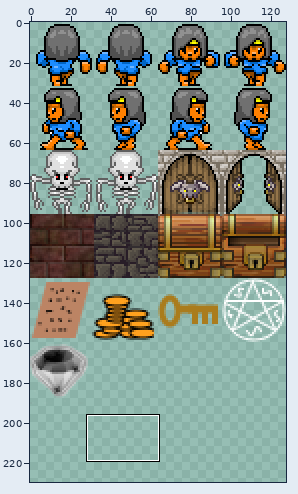
Edited in one commit: sprite sheet (Kestala/assets/art/spritesheet.png). The picture above shows the old version from afar; the outline marks the close-up.
Close-up. Old version:
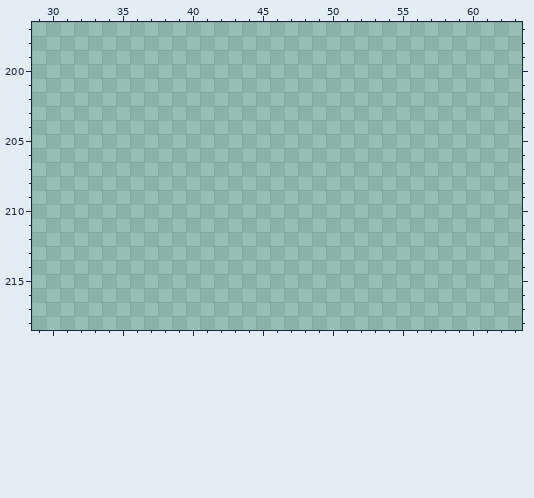
The file is 128x256 pixels. Shown: x 29..63, y 197..218. The wide view leaves out empty margins. The commit also changed other parts of the picture, which this record leaves out.
And afterwards:
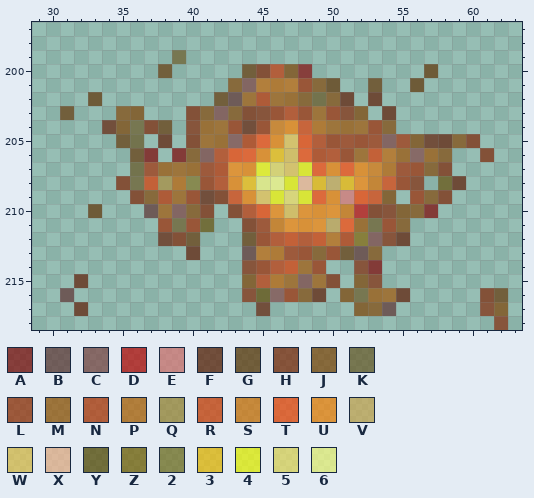
Palette (. is transparent): A #800000aa  B #603030aa  C #804040aa  D #c00000aa  E #e07070aa  F #601800aa  G #603000aa  H #802000aa  J #804000aa  K #68541faa  L #a02800aa  M #a05000aa  N #c03000aa  P #c06000aa  Q #aa8834aa  R #e03800aa  S #e07000aa  T #ff4000aa  U #ff8000aa  V #d0a850aa  W #f2c44daa  X #ffb691aa  Y #604800aa  Z #806000aa  2 #807020aa  3 #ffc000aa  4 #ffff00aa  5 #f8e060aa  6 #ffff80aa
What changed:
y 199: x 39 . -> K
y 200: x 38 . -> G; x 44..48 ..... -> GHNJA; x 57 . -> G
y 201: x 43..50 ........ -> JCPPPLJG; x 53 . -> G; x 56 . -> G
y 202: x 33 . -> G; x 42..51 .......... -> GBMNMMJKJF; x 53 . -> F
y 203: x 31 . -> G; x 35..36 .. -> JJ; x 40..52 ............. -> HJCJHHLNLMLHJ; x 54 . -> F
y 204: x 34..38 ..... -> FJKHG; x 40..54 ............... -> HMMLFLSURPMMMLJ
y 205: x 35..36 .. -> GK; x 38 . -> F; x 40..60 ..................... -> HMMCNTUWTNLLLLCLJFFJH
y 206: x 36..37 .. -> GA; x 39..58 .................... -> AJCNTTU3WTNNLMRPMCMJ; x 61 . -> H
y 207: x 36..58 ....................... -> KLMMMLNUU45W4TUTUSPLLJH
y 208: x 35..56 ...................... -> HKRQP2LNU3664X3V3USRLH; x 58..59 .. -> YF
y 209: x 36..54 ................... -> HJNMLFHRUW454TUETRJ; x 56..58 ... -> LJH
y 210: x 33 . -> G; x 37..41 ..... -> BMCJH; x 43..57 ............... -> HNTUWUUUSDHHJJA
y 211: x 38..41 .... -> LKLY; x 44..55 ............ -> HLSUUUVTMKLJ
y 212: x 38..40 ... -> FHG; x 44..55 ............ -> GLNRNRPNZCHF
y 213: x 40 . -> F; x 44..53 .......... -> BPPLLJLGBJ
y 214: x 44..49 ...... -> HLNRML; x 52..53 .. -> HA
y 215: x 32 . -> F; x 44..50 ....... -> JNPMCMH; x 52..53 .. -> JH
y 216: x 31 . -> B; x 44..49 ...... -> HYCLJF; x 51..55 ..... -> JKMMF; x 61..62 .. -> HG
y 217: x 32 . -> F; x 45 . -> F; x 52..54 ... -> JJB; x 61..62 .. -> HJ
y 218: x 62 . -> H
